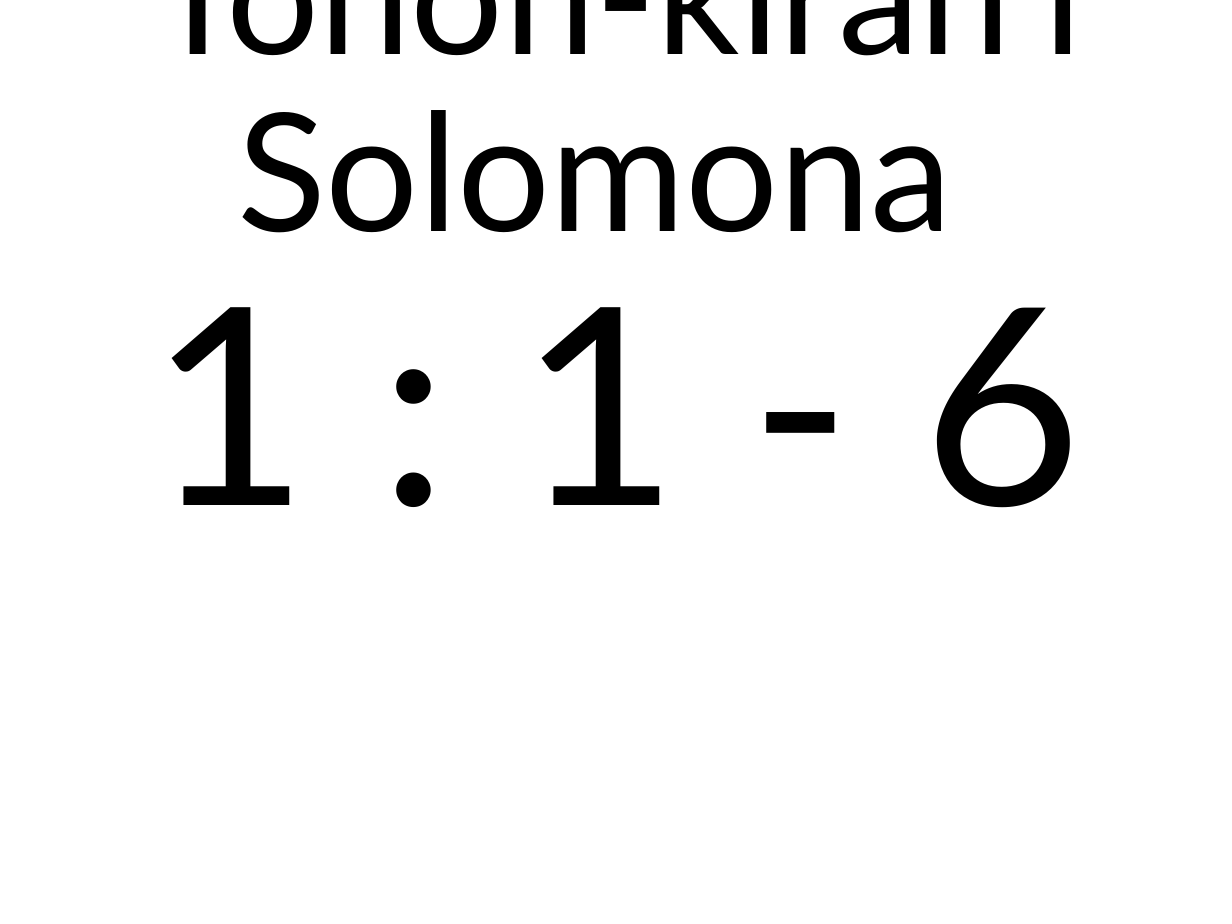
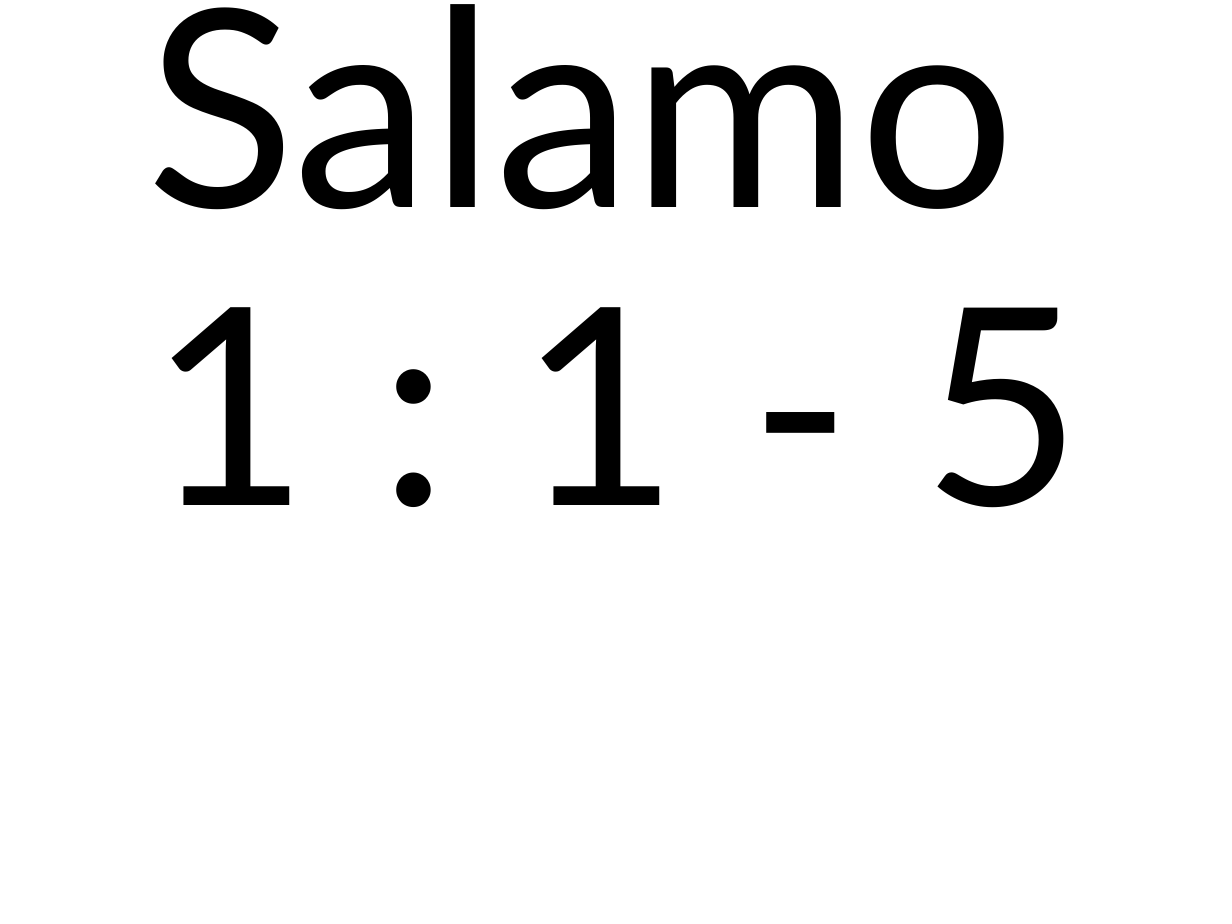
Before and after one commit to tsioryrovantsoa/baiboly-to-powerpoint, a slide deck: slide 1 of test.pptx. Drawn at 1232x924 pixels with LibreOffice and Linux fonts; fonts in the diff are those of the drawing; background and template pictures are left out. Boxes give left, top, right and bottom in pixels: in the first picture for what was removed or moved away, otherwise in the second. Text is boxed around its words. In the diff, an @@ line names an element or a change of style, - is before the commit and + after.

```diff
--- a/test.pptx
+++ b/test.pptx
@@ title at <box>146,4,1082,508</box>: text changed; size 96 to 161 pt @@
-Tonon-kiran'i Solomona
-1 : 1 - 6
+Salamo
+1 : 1 - 5
```
Also in this commit, not shown: 9 other slides changed, 1 slide added, 9 slides removed.
